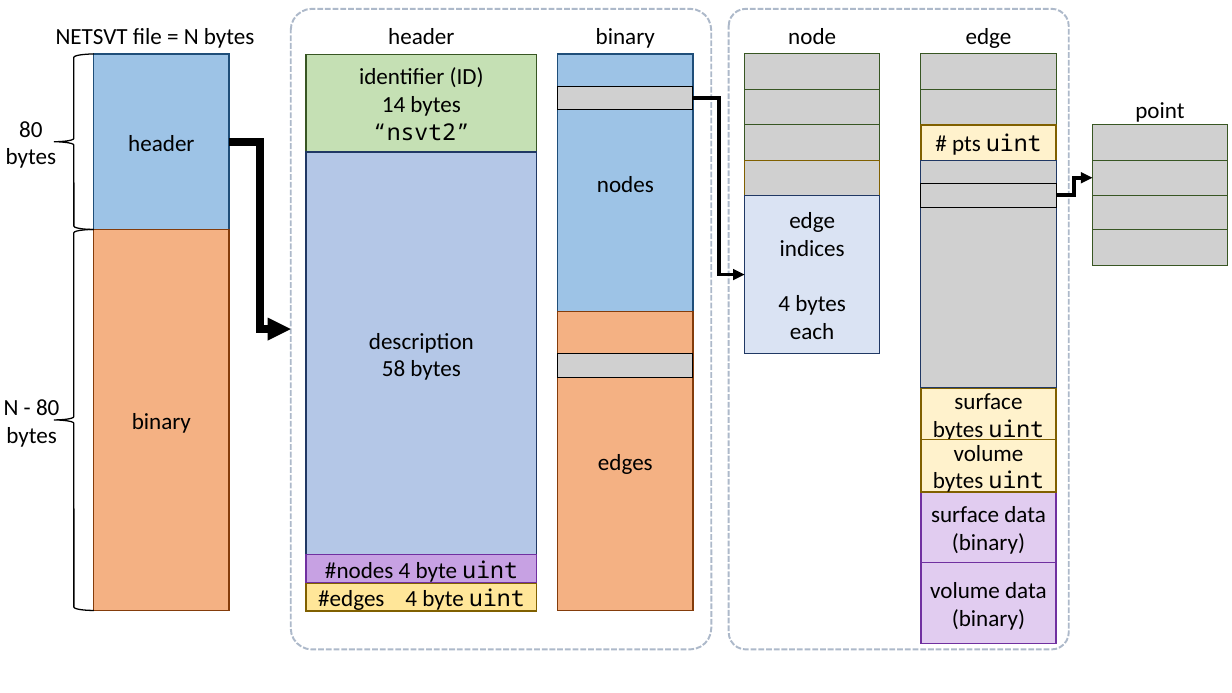
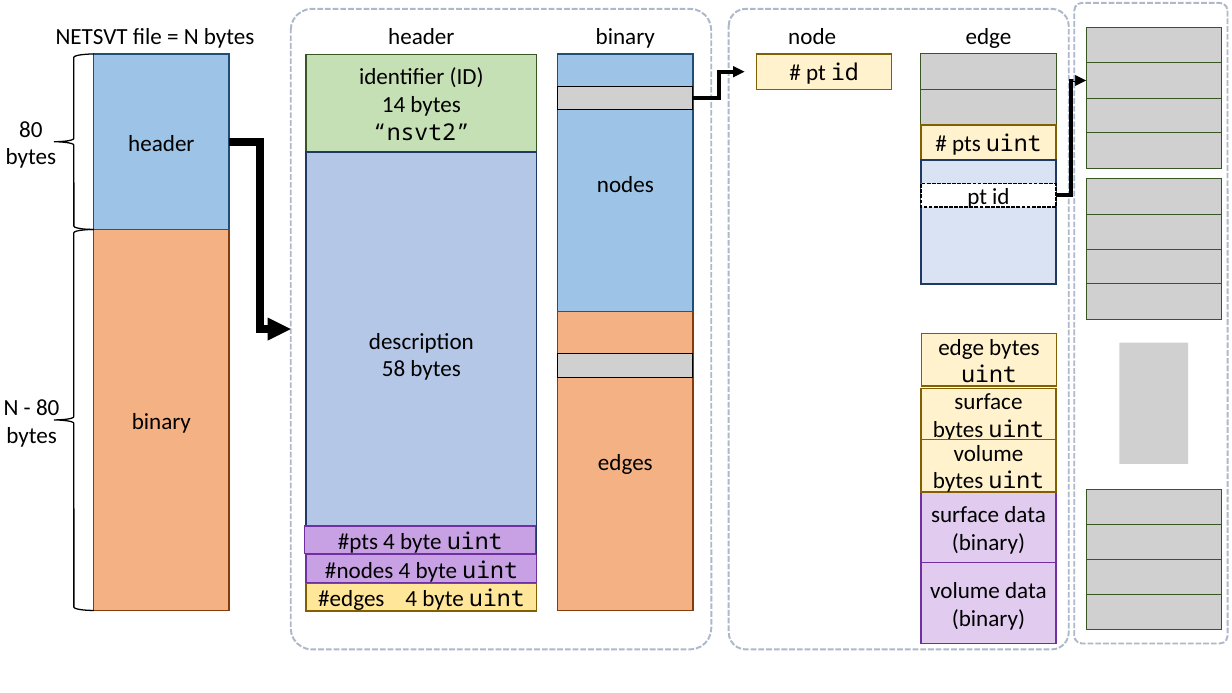
Before and after one commit to STIM-Lab/tiralib, a slide deck: slide 5 of docs/nwt_format.pptx. Drawn at 1232x693 pixels with LibreOffice and Linux fonts; fonts in the diff are those of the drawing; grey boxes stand for pictures. Boxes give left, top, right and bottom in pixels: in the first picture for what was removed or moved away, otherwise in the second. Text is boxed around its words. In the diff, an @@ line names an element or a change of style, - is before the commit and + after.

```diff
--- a/docs/nwt_format.pptx
+++ b/docs/nwt_format.pptx
@@ rounded rectangle added at bbox=[1075, 3, 1228, 643], outline #ADB9CA 1.5 pt dashed @@
@@ picture added at bbox=[1086, 28, 1221, 63] @@
@@ picture removed at bbox=[745, 54, 880, 89] @@
@@ rectangle added at bbox=[757, 54, 892, 89], fill #FFF2CC, outline #806000 1 pt, 18 pt, text #000000 @@
+# pt id
@@ elbow arrow moved from (693, 98) - (745, 274) to (693, 98) - (745, 72) @@
@@ elbow arrow moved from (1056, 196) - (1092, 177) to (1056, 196) - (1086, 80) @@
@@ picture added at bbox=[1086, 63, 1221, 98] @@
@@ picture removed at bbox=[745, 90, 880, 125] @@
@@ picture added at bbox=[1086, 98, 1221, 133] @@
@@ text removed at bbox=[1135, 102, 1184, 125] @@
-point
@@ picture removed at bbox=[745, 125, 880, 160] @@
@@ picture: place and size @@
-picture at bbox=[1092, 125, 1227, 160]
+picture at bbox=[1086, 133, 1221, 168]
@@ picture removed at bbox=[745, 160, 880, 195] @@
@@ picture removed at bbox=[921, 160, 1056, 387] @@
@@ rectangle added at bbox=[921, 160, 1056, 284], fill #DAE3F3, outline #203864 1 pt @@
@@ picture removed at bbox=[1092, 160, 1227, 195] @@
@@ rectangle removed at bbox=[745, 196, 880, 354] @@
-edge
-indices
-4 bytes
-each
@@ picture removed at bbox=[921, 184, 1056, 207] @@
@@ rectangle added at bbox=[921, 184, 1056, 207], fill #FFFFFF, outline #000000 1 pt dashed, 18 pt, text #000000 @@
+pt id
@@ picture removed at bbox=[1092, 196, 1227, 231] @@
@@ picture removed at bbox=[1092, 230, 1227, 265] @@
@@ group added at bbox=[1086, 178, 1221, 319]: 4 pictures @@
@@ rectangle added at bbox=[921, 334, 1056, 386], fill #FFF2CC, outline #806000 1 pt, 18 pt, text #000000 @@
+edge bytes uint
@@ picture added at bbox=[1119, 343, 1188, 464] @@
@@ rectangle added at bbox=[305, 526, 536, 554], fill #C7A1E3, outline #7030A0 1 pt, 18 pt, text #000000 @@
+#pts 4 byte uint
@@ group added at bbox=[1087, 489, 1222, 629]: 4 pictures @@
```
Also in this commit, not shown: 1 other slide changed.
